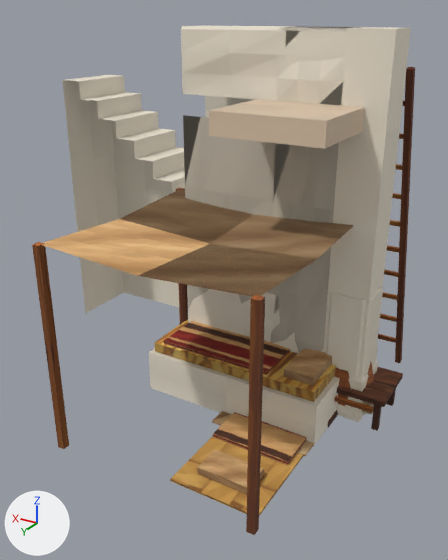
Renders of the glTF model assets-vila/casas/casas_kit.glb from each side of a commit.
Camera for both pictures: a camera (50 mm lens) standing at (-1.71, 5.28, 3.71) and looking at (1.21, 0.41, 1.28). The lights are fixed; the arrows at lower left show +X, +Y and +Z. The first picture is the older version. Vertices at exactly the same position are counted once.

Objects in the first picture: 'Banco_Cama', 'Cama_Esteira', 'Escada_Externa', 'Laje_1', 'Mureta_1', 'Mureta_2', 'Parede_2', 'Parede_Janela_2', 'Parede_Porta', 'Pilar', 'Pilar_Mureta', 'Pilar_Patio', 'Toldo' and 11 more.
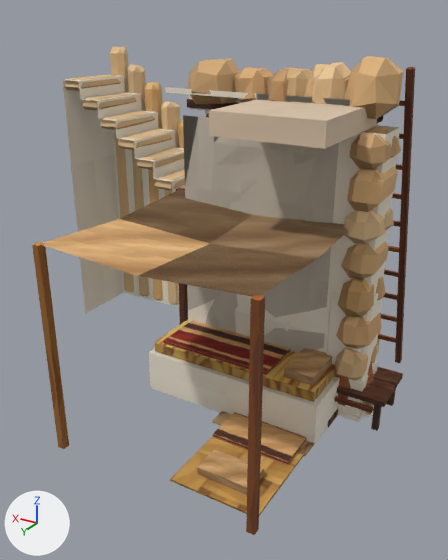
Edits to the bpy script that builds the scene:
```text
Change me_escada_externa:
    used by ob_escada_externa; location = (0.0, 0.0, 0.0)
    remove me_escada_externa.from_pydata(...)  # 86 vertices, 102 faces; spans x 0.0..3.77, y -1.0..-0.2, z 0.0..3.0
    add me_escada_externa.from_pydata(...)  # 806 vertices, 1422 faces; spans x -0.02..3.76, y -1.2..-0.19, z -0.01..3.33
    me_escada_externa part 1: 720 vertices added at x -0.02..3.76, y -1.2..-0.19, z -0.01..3.33
    me_escada_externa part 2: 74 kept faces spanning x 0.0..3.75, y -1.0..-0.2, z 0.0..3.0 get new vertex colours; the middle colour goes from white #fbfbfb to white #fcfcfc
    other edits to the shape of me_escada_externa do not show in these pictures
Change me_mureta_1:
    used by ob_mureta_1; location = (0.0, 0.0, 0.0)
    remove me_mureta_1.from_pydata(...)  # 40 vertices, 48 faces; spans x 0.199..0.801, y -0.211..0.221, z 2.801..3.6
    add me_mureta_1.from_pydata(...)  # 96 vertices, 152 faces; spans x 0.0..1.0, y -0.4..0.211, z 2.664..3.316
    me_mureta_1 part 3: 40 vertices removed from x 0.199..0.801, y -0.211..0.221, z 2.801..3.6; 96 vertices added at x 0.0..1.0, y -0.4..0.211, z 2.664..3.316
    add me_mureta_1.materials.append(mat_casa_atlas)
Change me_mureta_2:
    used by ob_mureta_2; location = (0.0, 0.0, 0.0)
    remove me_mureta_2.from_pydata(...)  # 40 vertices, 48 faces; spans x 0.2..1.8, y -0.22..0.22, z 2.8..3.6
    add me_mureta_2.from_pydata(...)  # 168 vertices, 280 faces; spans x 0.0..2.0, y -0.4..0.23, z 2.66..3.32
    me_mureta_2 part 4: 40 vertices removed from x 0.2..1.8, y -0.22..0.22, z 2.8..3.6; 168 vertices added at x 0.0..2.0, y -0.4..0.23, z 2.66..3.32
    add me_mureta_2.materials.append(mat_casa_atlas)
Change me_parede_2:
    used by ob_parede_2; location = (0.0, 0.0, 0.0)
    remove me_parede_2.from_pydata(...)  # 50 vertices, 56 faces; spans x 0.2..1.8, y -0.23..0.22, z 0.0..2.8
    add me_parede_2.from_pydata(...)  # 280 vertices, 488 faces; spans x 0.01..2.01, y -0.26..0.22, z 0.0..2.8
    me_parede_2 part 5: 9 vertices moved from x 0.73..1.27, y -0.21..0.22, z 0.7..2.1 to x 0.73..1.27, y -0.22..0.22, z 0.7..2.1; 10 vertices removed from x 0.2..1.8, y -0.23..-0.2, z 0.0..0.5; 240 vertices added at x 0.01..2.01, y -0.26..-0.02, z 0.0..0.48
Change me_parede_porta:
    used by ob_parede_porta; location = (0.0, 0.0, 0.0)
    remove me_parede_porta.from_pydata(...)  # 120 vertices, 142 faces; spans x 0.2..1.8, y -0.29..0.22, z 0.0..2.8
    add me_parede_porta.from_pydata(...)  # 432 vertices, 734 faces; spans x 0.0..2.0, y -0.58..0.22, z 0.0..2.8
    me_parede_porta part 6: 16 vertices moved within x 0.38..1.62, y -0.22..0.22, z 0.7..2.57; 24 vertices removed from x 0.2..1.8, y -0.29..-0.19, z 0.0..2.08; 336 vertices added at x 0.0..2.0, y -0.58..0.07, z 0.0..2.22
Change me_pilar_mureta:
    used by ob_pilar_mureta; location = (0.0, 0.0, 0.0)
    remove me_pilar_mureta.from_pydata(...)  # 9 vertices, 12 faces; spans x -0.199..0.199, y -0.199..0.199, z 2.801..3.6
    add me_pilar_mureta.from_pydata(...)  # 24 vertices, 44 faces; spans x -0.225..0.227, y -0.221..0.246, z 2.895..3.381
    me_pilar_mureta part 7: the whole mesh is rebuilt
Add me_cunhal:
    me_cunhal.from_pydata(...)  # 360 vertices, 660 faces; spans x -0.26..0.38, y -0.26..0.39, z -0.01..2.81
    me_cunhal.materials.append(mat_casa_alvenaria)
Add ob_cunhal:
    ob_cunhal = bpy.data.objects.new('Cunhal', me_cunhal)
    ob_cunhal.location = (0.0, 0.0, 0.0)
```

What differs and where, as boxes [x1, y1, x2, y2] in the pictures (448 x 560 px):
'Escada_Externa', reshaped (10% taller): before [63, 75, 378, 359]; after [63, 47, 381, 359]
'Mureta_2', reshaped (23% wider, 23% shorter): before [181, 25, 358, 110]; after [165, 59, 383, 124]
'Parede_2', reshaped: before [183, 110, 277, 213]; after [183, 115, 328, 353]
'Cunhal', added: after [335, 127, 401, 380]
'Pilar_Mureta', reshaped (17% narrower, 41% shorter): before [341, 27, 411, 134]; after [345, 56, 403, 119]
'Mureta_1', reshaped: before [277, 27, 357, 105]; after [265, 62, 351, 106]
part 1 of me_escada_externa, added: after [65, 47, 381, 354]
part 2 of me_escada_externa, recoloured: [63, 75, 378, 359] in both
part 5 of me_parede_2, reshaped: before [204, 143, 277, 207]; after [187, 155, 316, 310]
part 6 of me_parede_porta, cut back (mostly hidden): before [187, 285, 306, 353]; after [185, 117, 310, 307]
'Pilar', unchanged, covered by the edit: before [323, 127, 400, 422]; after [323, 125, 400, 422]
'Parede_Janela_2', unchanged, covered by the edit: before [183, 115, 320, 343]; after [183, 110, 238, 332]
'Pilar_Patio', unchanged, covered by the edit: before [325, 287, 383, 379]; after [325, 293, 382, 377]
'Parede_Janela_1', unchanged, covered by the edit: before [270, 143, 334, 333]; after [293, 145, 318, 165]
